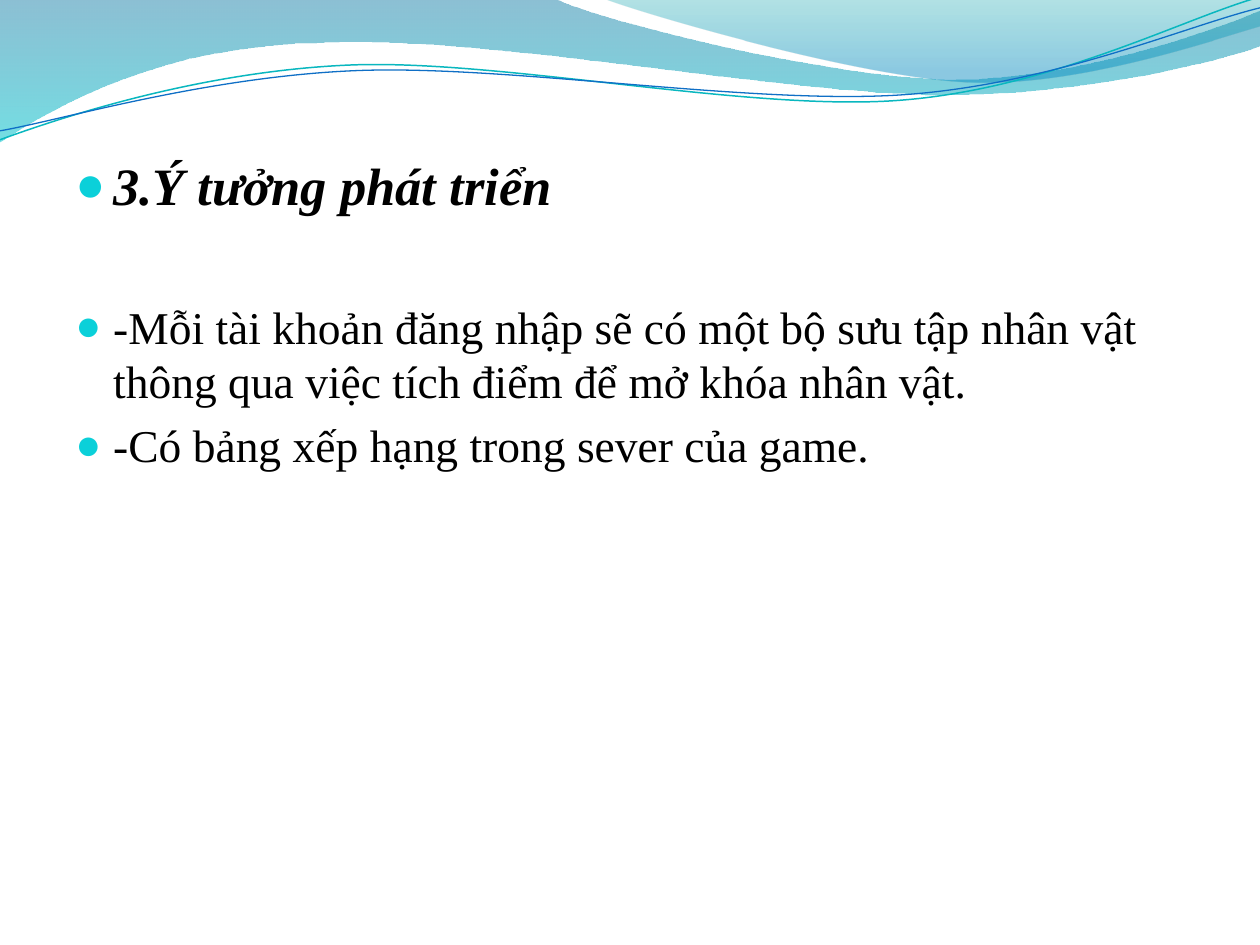
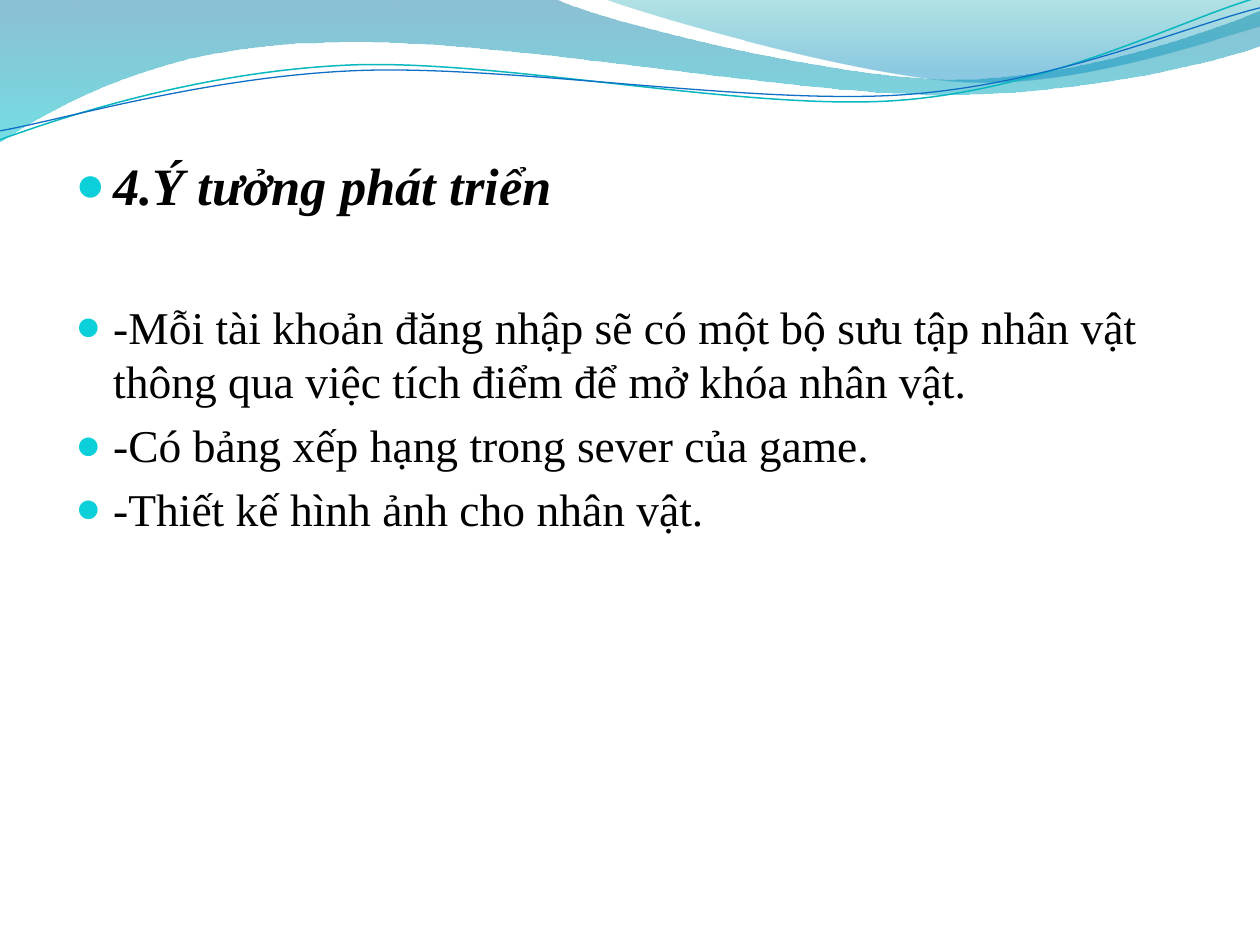
Before and after one commit to huynhle98/DoAn1, a slide deck: slide 22 of BÁO CÁO ĐỒ ÁN 1.pptx (slide 21 before the commit). Drawn at 1260x945 pixels with LibreOffice and Linux fonts; fonts in the diff are those of the drawing; background and template pictures are left out. Boxes give left, top, right and bottom in pixels: in the first picture for what was removed or moved away, otherwise in the second. Text is boxed around its words. In the diff, an @@ line names an element or a change of style, - is before the commit and + after.

```diff
--- a/BÁO CÁO ĐỒ ÁN 1.pptx
+++ b/BÁO CÁO ĐỒ ÁN 1.pptx
@@ text at bbox=[113, 164, 552, 216]: text changed @@
-● 3.Ý tưởng phát triển
+● 4.Ý tưởng phát triển
@@ text at bbox=[113, 493, 703, 534]: paragraph added @@
+● -Thiết kế hình ảnh cho nhân vật.
```
Also in this commit, not shown: 4 other slides changed, 1 slide added, 1 other file.
